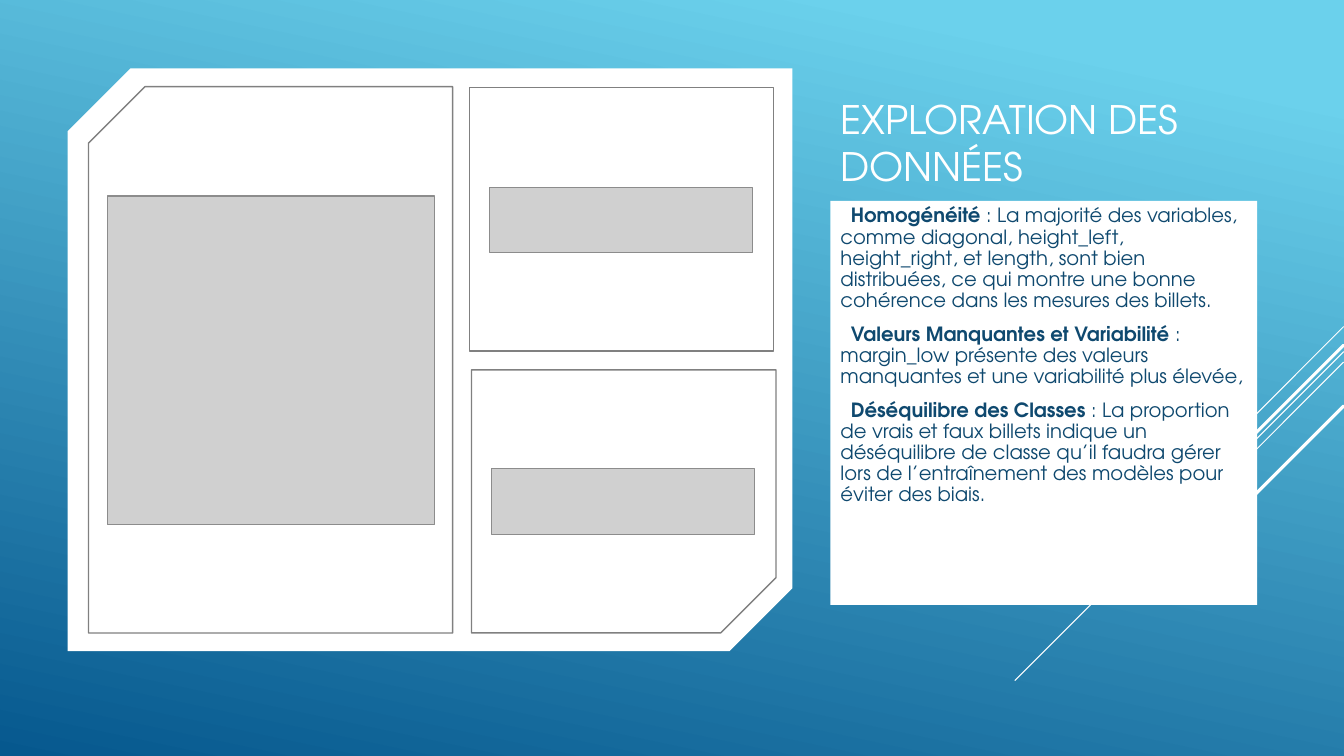
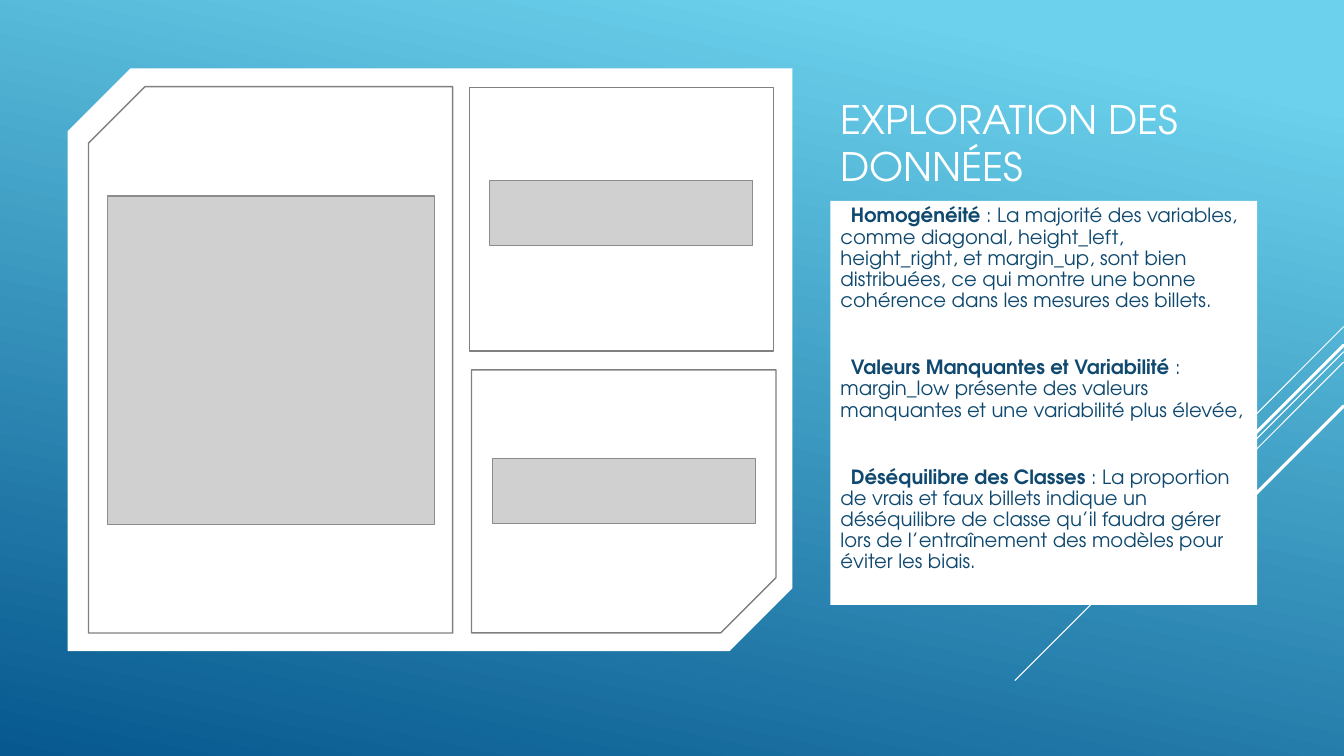
Before and after one commit to obenmaha/App-d-tection-faux-billet, a slide deck: slide 4 of Projet ONCFM.pptx. Drawn at 1344x756 pixels with LibreOffice and Linux fonts; fonts in the diff are those of the drawing; grey boxes stand for pictures. Boxes give left, top, right and bottom in pixels: in the first picture for what was removed or moved away, otherwise in the second. Text is boxed around its words. In the diff, an @@ line names an element or a change of style, - is before the commit and + after.

```diff
--- a/Projet ONCFM.pptx
+++ b/Projet ONCFM.pptx
@@ picture: place and size @@
-picture at (492,469,755,534)
+picture at (490,180,753,246)
@@ text at (840,206,1237,308): text changed @@
-▶ Homogénéité : La majorité des variables, comme diagonal, height_left, height_right, et length, sont bien distribuées, ce qui montre une bonne cohérence dans les mesures des billets.
+▶ Homogénéité : La majorité des variables, comme diagonal, height_left, height_right, et margin_up, sont bien distribuées, ce qui montre une bonne cohérence dans les mesures des billets.
@@ picture: place and size @@
-picture at (490,188,753,253)
+picture at (493,459,756,524)
@@ text at (840,468,1230,569): text changed @@
-▶ Déséquilibre des Classes : La proportion de vrais et faux billets indique un déséquilibre de classe qu’il faudra gérer lors de l’entraînement des modèles pour éviter des biais.
+▶ Déséquilibre des Classes : La proportion de vrais et faux billets indique un déséquilibre de classe qu’il faudra gérer lors de l’entraînement des modèles pour éviter les biais.
```
Also in this commit, not shown: 5 other slides changed, 2 slides added, 3 other files.
